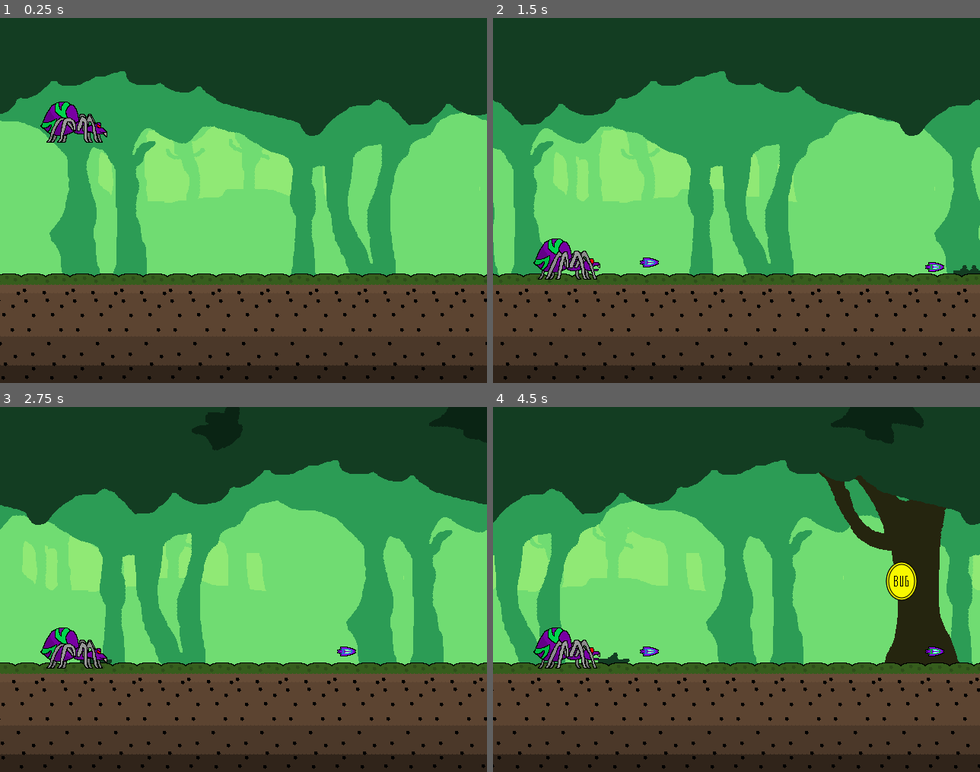
Above: before the commit, frames 1-4 (two rows, left to right).
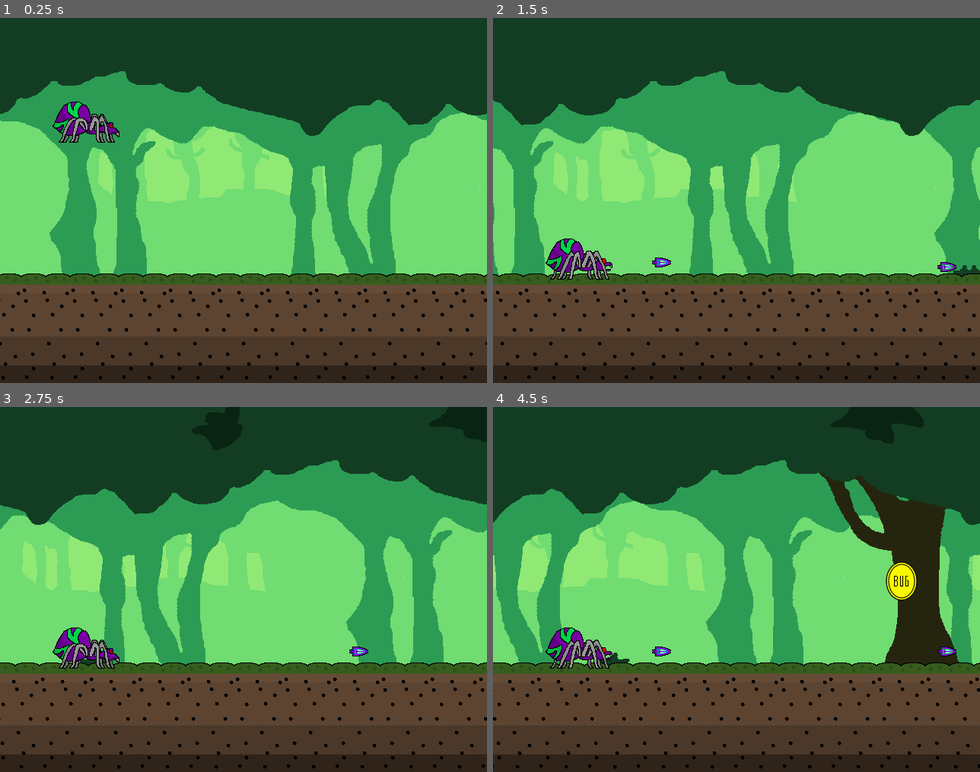
Above: after the commit, the same moments.

Repository: Gravedigger7789/spider-scramble
Game: Godot game, scene res://src/Level/Sandbox1.tscn
Two runs of this game, one before a commit and one after it. Both use one fixed random seed, a clock stepped at 60 frames per second and the inputs below. This scene is started directly instead of the project's main scene.
Inputs:
- Up to frame 1 (0.25 s): no input
- Up to frame 2 (1.5 s): tap Z (attack) at 0.6, 1.35 s; tap Up (jump) at 0.77 s
- Up to frame 3 (2.75 s): tap Up (jump) at 1.52 s; tap Z (attack) at 2.1 s
- Up to frame 4 (4.5 s): tap Z (attack) at 2.85, 3.6, 4.35 s; tap Up (jump) at 3.02, 3.77 s

The runs differ from the first frame. In frame 1, 1.1% of the frame differs, in the area x 8-25%, y 22-35%; in frame 2, 1.4%, in the area x 8-96%, y 60-72%; in frame 3, 1.3%; in frame 4, 1.4%.

Commit message:
Fixed spider moving out of bounds

Diff:
--- a/src/Actors/Birb.tscn
+++ b/src/Actors/Birb.tscn
@@ -6,7 +6,7 @@
 [ext_resource path="res://assets/enemy/bird_wings_neutral.png" type="Texture" id=4]
 
 [sub_resource type="RectangleShape2D" id=1]
-extents = Vector2( 28, 25 )
+extents = Vector2( 24, 22 )
 
 [sub_resource type="RectangleShape2D" id=2]
 extents = Vector2( 30, 26 )
--- a/src/Level/Sandbox1.tscn
+++ b/src/Level/Sandbox1.tscn
@@ -13,7 +13,7 @@
 [node name="TreeBackground" parent="." instance=ExtResource( 4 )]
 
 [node name="KinematicBody2D" parent="." instance=ExtResource( 2 )]
-position = Vector2( 96, 96 )
+position = Vector2( 112, 96 )
 
 [node name="ObstacleSpawner" parent="." instance=ExtResource( 3 )]
 position = Vector2( 768, 320 )
--- a/src/Level/TreeBackground.tscn
+++ b/src/Level/TreeBackground.tscn
@@ -25,6 +25,9 @@
 
 [sub_resource type="RectangleShape2D" id=1]
 extents = Vector2( 640, 68 )
+
+[sub_resource type="RectangleShape2D" id=2]
+extents = Vector2( 32, 240 )
 
 [node name="TreeBackground" type="Node"]
 
@@ -107,10 +110,17 @@
 "_edit_use_anchors_": false
 }
 
-[node name="StaticBody2D" type="StaticBody2D" parent="."]
+[node name="Floor" type="StaticBody2D" parent="."]
 collision_layer = 4
 collision_mask = 7
 
-[node name="CollisionShape2D" type="CollisionShape2D" parent="StaticBody2D"]
+[node name="CollisionShape2D" type="CollisionShape2D" parent="Floor"]
 position = Vector2( 640, 412 )
 shape = SubResource( 1 )
+
+[node name="Wall" type="StaticBody2D" parent="."]
+collision_layer = 4
+
+[node name="CollisionShape2D" type="CollisionShape2D" parent="Wall"]
+position = Vector2( 32, 240 )
+shape = SubResource( 2 )
Not shown: 1 places in src/Level/TreeBackground.tscn that only renumber resources
